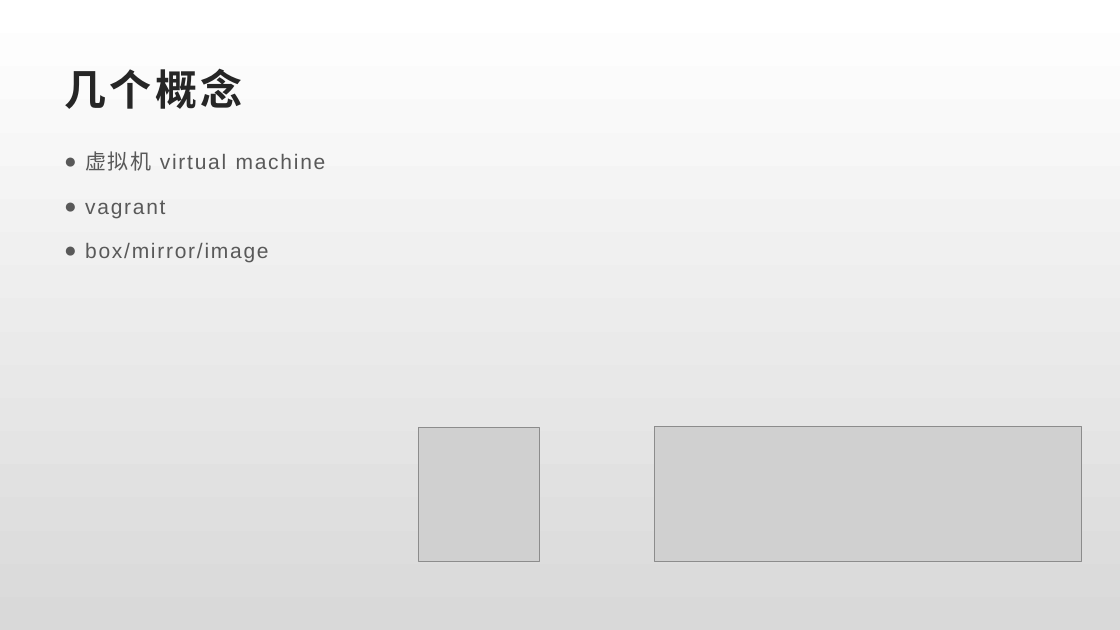
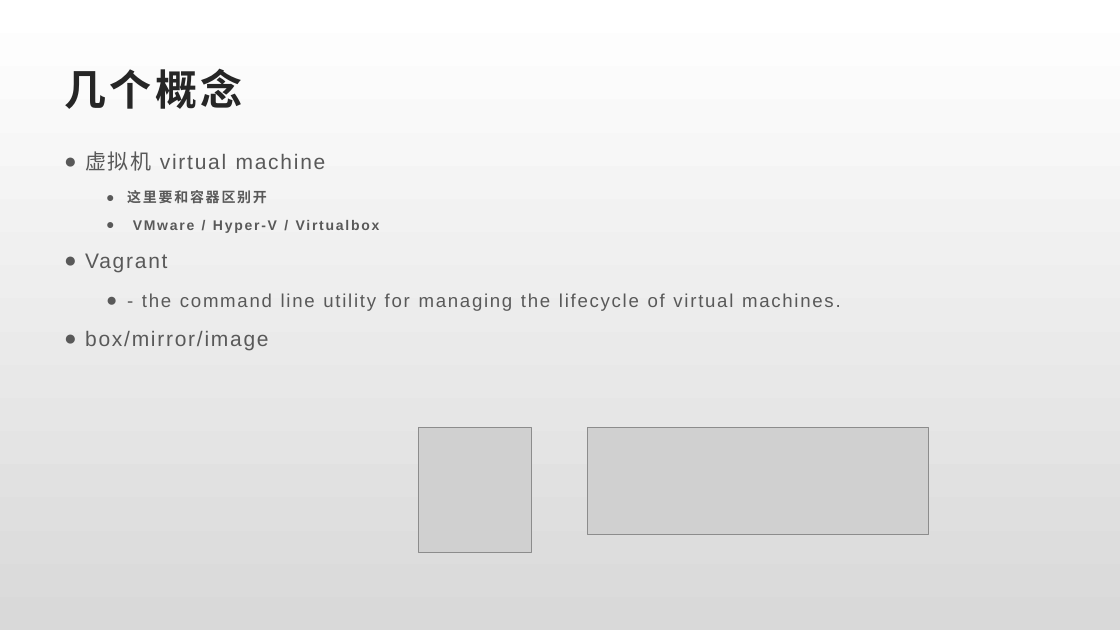
Before and after one commit to llaoj/my-share, a slide deck: slide 2 of vagrant-for-dev/index.pptx. Drawn at 1120x630 pixels with LibreOffice and Linux fonts; fonts in the diff are those of the drawing; grey boxes stand for pictures. Boxes give left, top, right and bottom in pixels: in the first picture for what was removed or moved away, otherwise in the second. Text is boxed around its words. In the diff, an @@ line names an element or a change of style, - is before the commit and + after.

```diff
--- a/vagrant-for-dev/index.pptx
+++ b/vagrant-for-dev/index.pptx
@@ text at (x1=85, y1=190, x2=841, y2=311): text changed; size 18 to 16 pt @@
-● vagrant
+  ● 这里要和容器区别开
+  ● VMware / Hyper-V / Virtualbox
+● Vagrant
+  ● - the command line utility for managing the lifecycle of virtual machines.
@@ picture resized from (x1=418, y1=428, x2=539, y2=561) to (x1=418, y1=428, x2=532, y2=553) @@
@@ picture resized from (x1=655, y1=427, x2=1082, y2=561) to (x1=587, y1=428, x2=928, y2=535) @@
```
Also in this commit, not shown: 2 other slides changed, 1 slide added, 13 other files.
